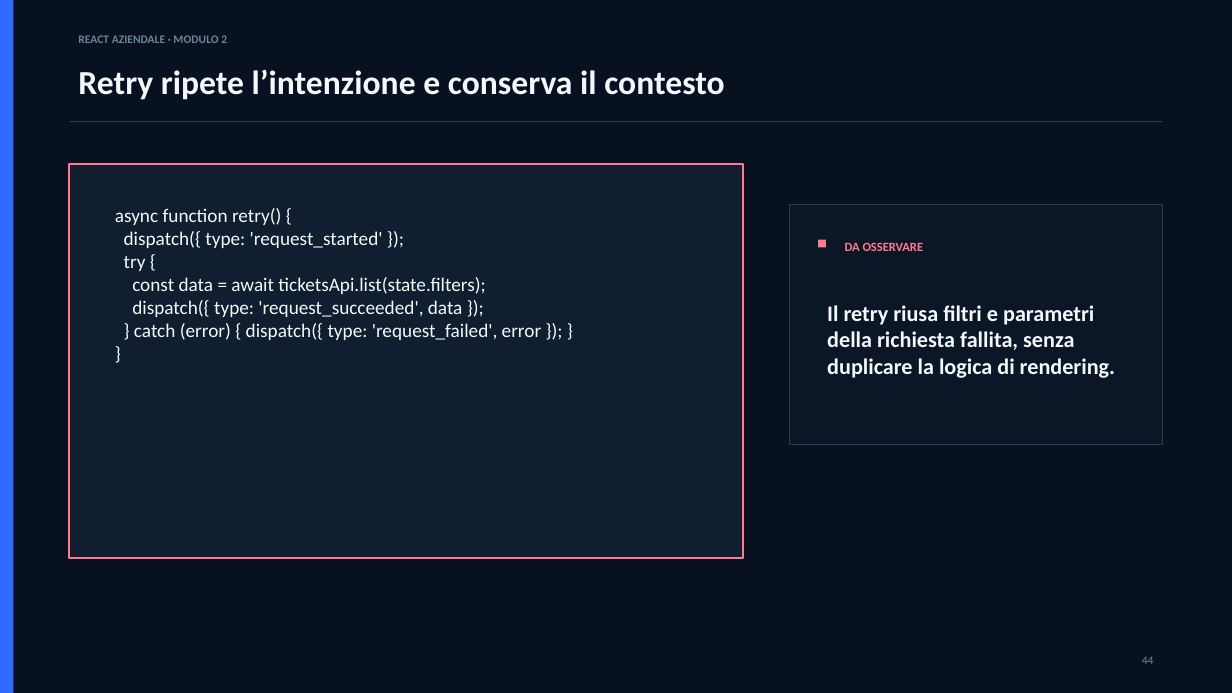
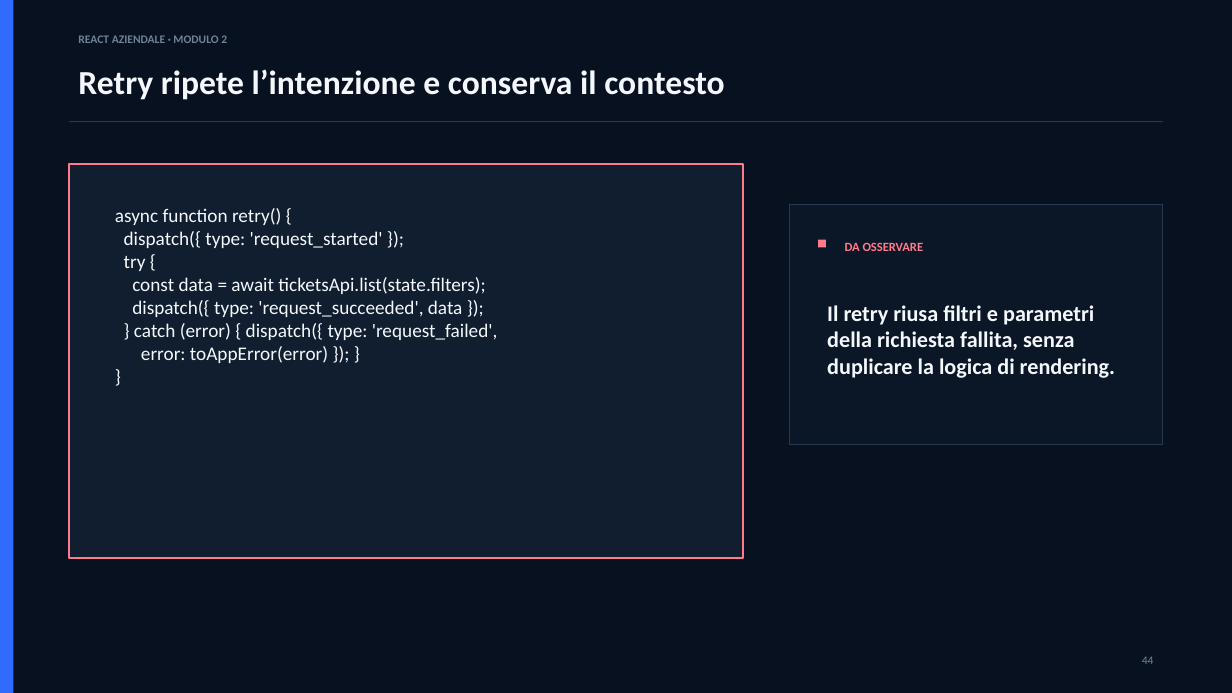
Before and after one commit to marius93rm/reactAziendale, a slide deck: slide 44 of materiali/slides/02-state-management-avanzato/Modulo_2_State_Management_Avanzato.pptx. Drawn at 1232x693 pixels with LibreOffice and Linux fonts; fonts in the diff are those of the drawing. Boxes give left, top, right and bottom in pixels: in the first picture for what was removed or moved away, otherwise in the second. Text is boxed around its words. In the diff, an @@ line names an element or a change of style, - is before the commit and + after.

```diff
--- a/materiali/slides/02-state-management-avanzato/Modulo_2_State_Management_Avanzato.pptx
+++ b/materiali/slides/02-state-management-avanzato/Modulo_2_State_Management_Avanzato.pptx
@@ text at (134,323,498,363): text changed @@
-} catch (error) { dispatch({ type: 'request_failed', error }); }
+} catch (error) { dispatch({ type: 'request_failed',
+error: toAppError(error) }); }
```
Also in this commit, not shown: 7 other slides changed.
